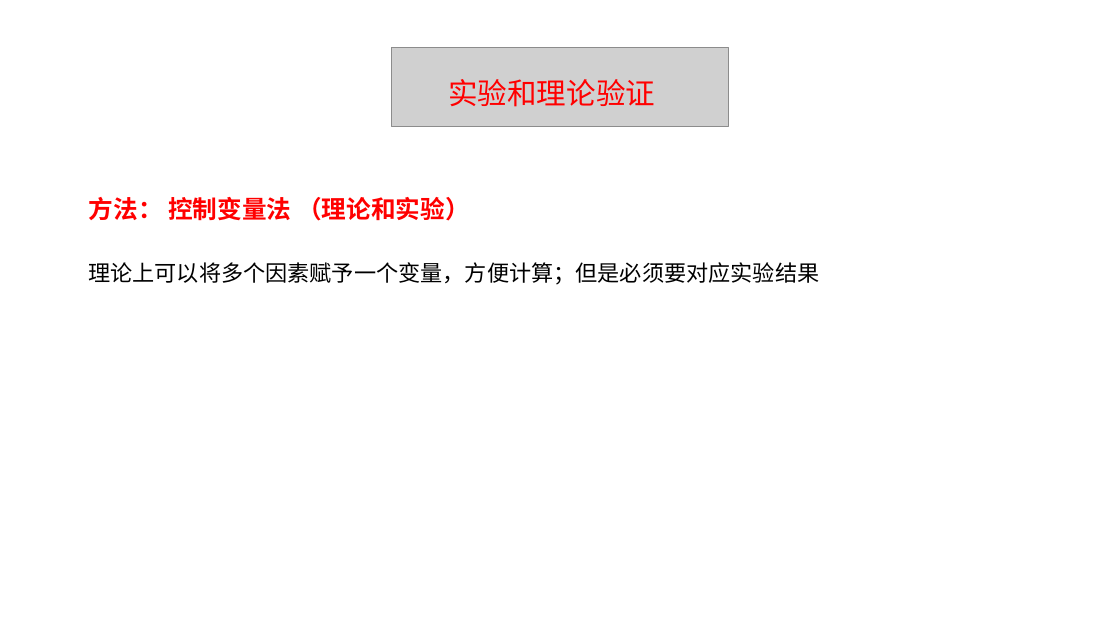
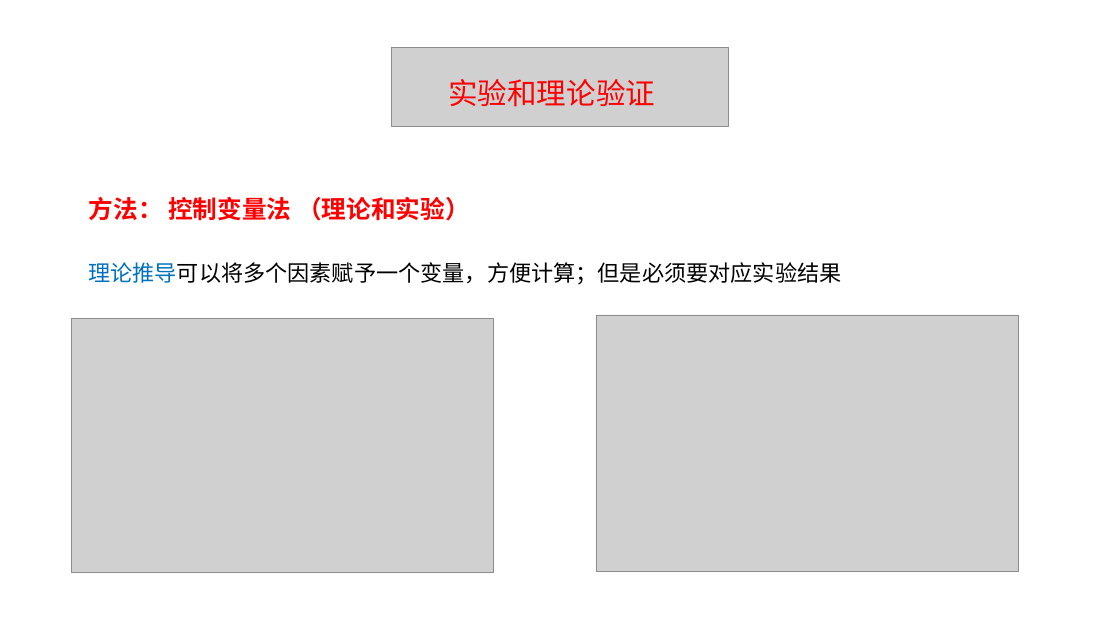
Before and after one commit to sybcfq100/MatlabForGit, a slide deck: slide 16 of 物理实验技能.pptx. Drawn at 1120x630 pixels with LibreOffice and Linux fonts; fonts in the diff are those of the drawing; grey boxes stand for pictures. Boxes give left, top, right and bottom in pixels: in the first picture for what was removed or moved away, otherwise in the second. Text is boxed around its words. In the diff, an @@ line names an element or a change of style, - is before the commit and + after.

Commit message:
ppt is finished

```diff
--- a/物理实验技能.pptx
+++ b/物理实验技能.pptx
@@ text at (88, 262, 841, 285): text changed @@
-理论上可以将多个因素赋予一个变量，方便计算；但是必须要对应实验结果
+理论推导可以将多个因素赋予一个变量，方便计算；但是必须要对应实验结果
@@ picture added at (71, 318, 493, 572) @@
@@ picture added at (597, 315, 1019, 572) @@
```
Also in this commit, not shown: 1 other slide changed, 4 slides added, 10 slides removed.
